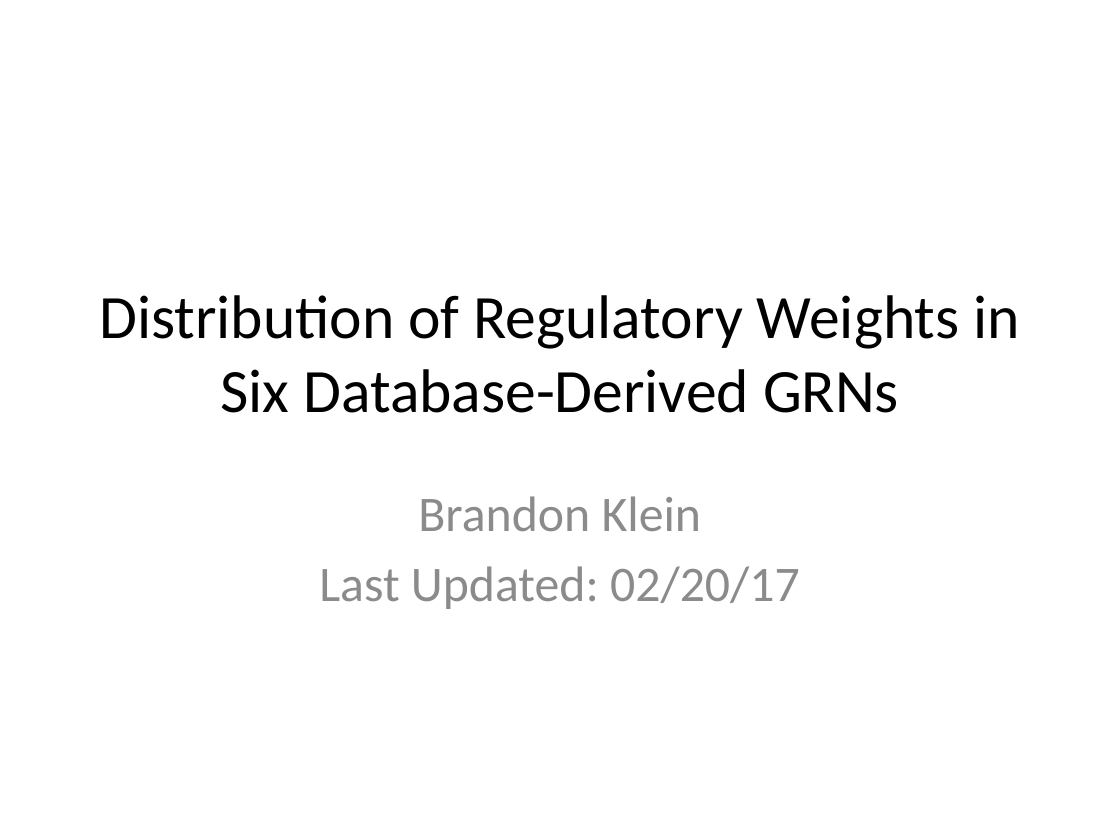
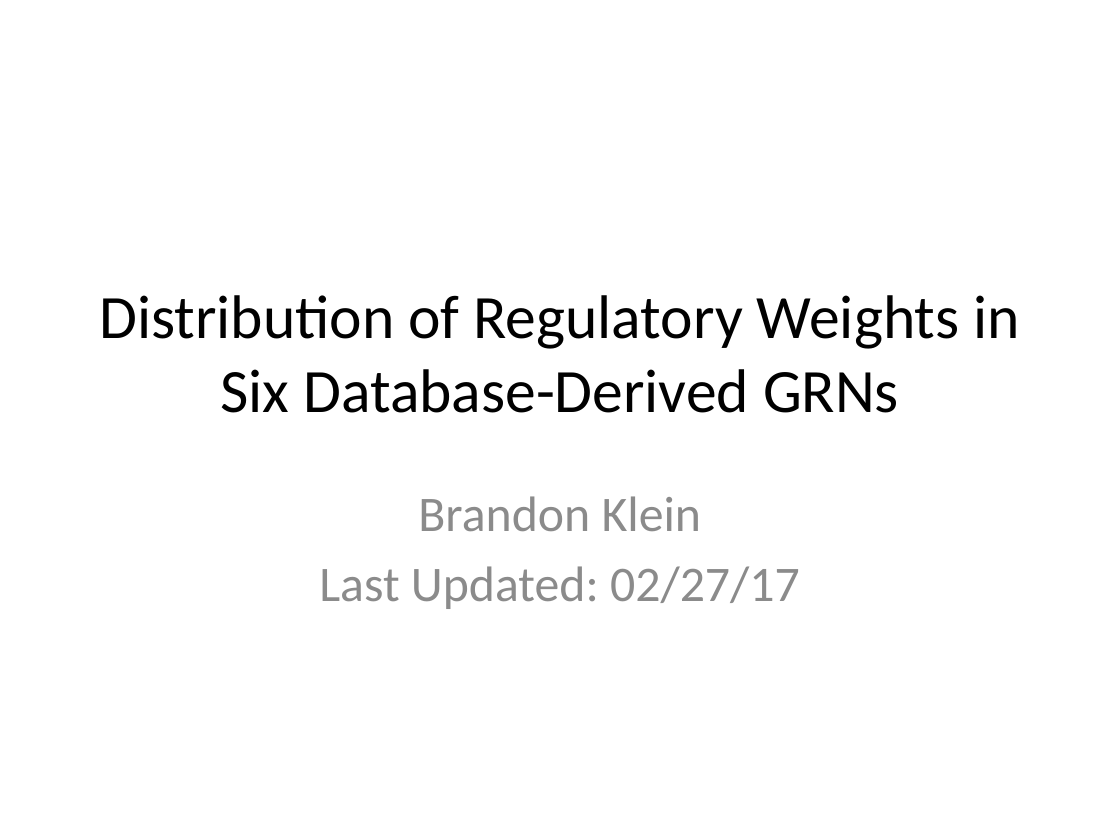
Before and after one commit to kdahlquist/DahlquistLab, a slide deck: slide 1 of documents/Weight-Distributions_Six-Networks_BK2017213.pptx. Drawn at 1120x840 pixels with LibreOffice and Linux fonts; fonts in the diff are those of the drawing. Boxes give left, top, right and bottom in pixels: in the first picture for what was removed or moved away, otherwise in the second. Text is boxed around its words. In the diff, an @@ line names an element or a change of style, - is before the commit and + after.

```diff
--- a/documents/Weight-Distributions_Six-Networks_BK2017213.pptx
+++ b/documents/Weight-Distributions_Six-Networks_BK2017213.pptx
@@ subtitle at (319, 566, 800, 609): text changed @@
-Last Updated: 02/20/17
+Last Updated: 02/27/17
```
Also in this commit, not shown: 7 slides added, 1 slide removed.
